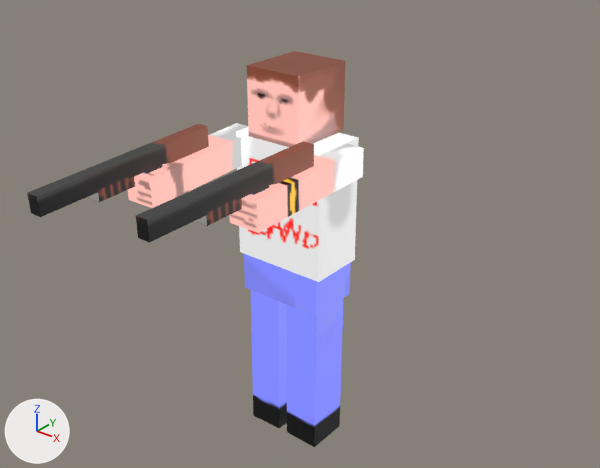
A saved change to the glTF model dist/assets/person2.glb.
Rendered twice from a 50 mm lens placed at (1.95, -2.41, 2.45), pointed at (0.31, -0.36, 1.18). Every picture has the same lights, and +X, +Y and +Z are marked at lower left. Both versions are drawn at frame 0 of the action 'shoot-right'; the numbers are the values there.

Objects in the first picture: 'arm_L_mesh', 'arm_R_mesh', 'groin_mesh', 'gun_left', 'gun_right', 'head_mesh', 'leg_L_mesh', 'leg_R_mesh', 'torso_mesh'.
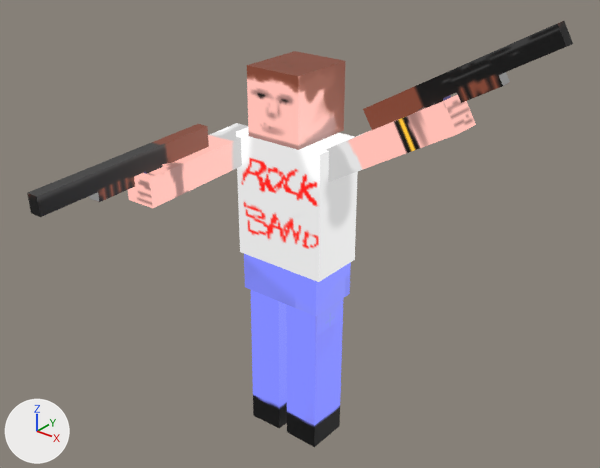
ob_arm_l is not drawn itself; it is the parent of ob_arm_l_mesh, ob_gun_left.

Changed parts and their boxes [x1, y1, x2, y2] in the pictures (600 x 468 px):
'gun_left', moved, turned
    before: [136, 141, 314, 243]
    after: [363, 21, 573, 130]
'arm_L_mesh', moved, turned
    before: [229, 144, 364, 233]
    after: [326, 95, 476, 182]

The change in detail:
Object 'arm_L' (ob_arm_l) moves from (0.218, 0.064, 0.496) to (0.179, 0.0136, 0.483).
Object 'arm_L' (ob_arm_l) turns from (-0.1, 91, -90) to (0.2, 60, 0) degrees about x, y and z.
